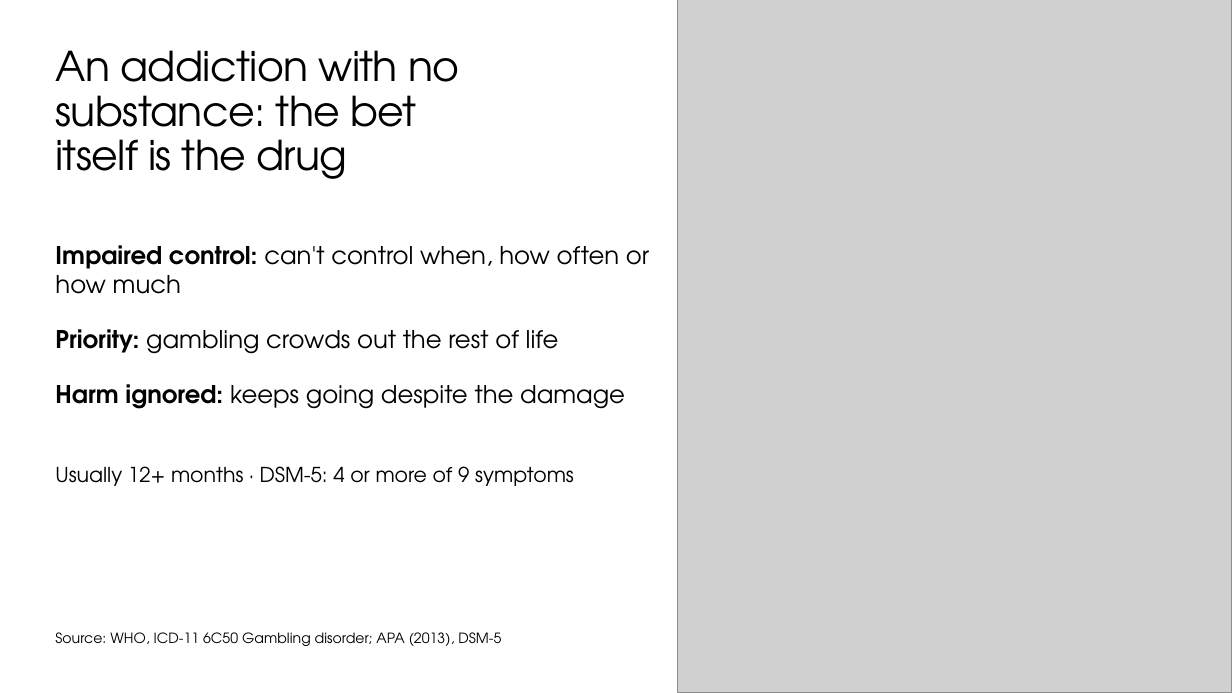
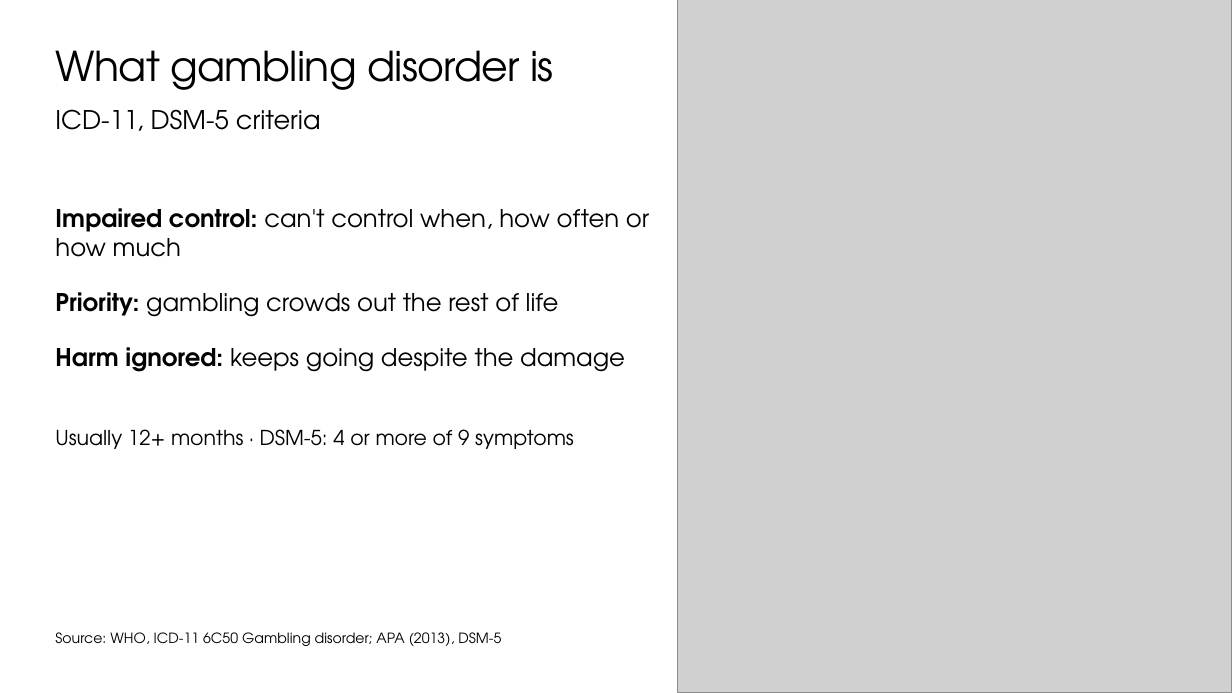
Before and after one commit to matisqaceme/Study, a slide deck: slide 2 of psychology/gambling-disorder/Gambling_Disorder_9990.pptx. Drawn at 1232x693 pixels with LibreOffice and Linux fonts; fonts in the diff are those of the drawing; grey boxes stand for pictures. Boxes give left, top, right and bottom in pixels: in the first picture for what was removed or moved away, otherwise in the second. Text is boxed around its words. In the diff, an @@ line names an element or a change of style, - is before the commit and + after.

```diff
--- a/psychology/gambling-disorder/Gambling_Disorder_9990.pptx
+++ b/psychology/gambling-disorder/Gambling_Disorder_9990.pptx
@@ title removed at [55,50,459,179] @@
-An addiction with no
-substance: the bet
-itself is the drug
@@ title added at [55,50,553,90], 32 pt, text #000000 @@
+What gambling disorder is
@@ text added at [55,109,321,131], 20 pt, text #000000 @@
+ICD-11, DSM-5 criteria
@@ text "Impaired control: can't control when, ...": place and size @@
-text "Impaired control: can't control when, ..." at [55,245,649,409]
+text "Impaired control: can't control when, ..." at [55,208,649,372]
@@ text "Usually 12+ months · DSM-5: ...": place and size @@
-text "Usually 12+ months · DSM-5: ..." at [55,466,574,486]
+text "Usually 12+ months · DSM-5: ..." at [55,429,574,449]
```
Also in this commit, not shown: 5 other slides changed, 1 other file.
